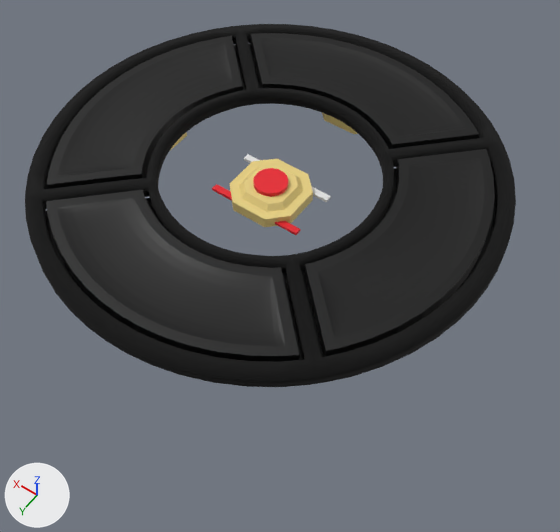
Two versions of the Blender file dpad.blend, one commit apart.
Rendered twice from a camera (50 mm lens) standing at (-1.49, 2.01, 2.48) and looking at (-0.23, 0.25, -0.3). The lights are fixed; the arrows at lower left show +X, +Y and +Z.

Script lines for the objects in view, before the commit:
```python
ob_arrows = bpy.data.objects.new('Arrows', me_circle_002)
ob_arrows.parent = ob_arrows_empty
ob_arrows.location = (0.0, 0.0, 0.0)
ob_arrows.rotation_euler = (0.0, 0.0, -0.785)  # degrees (0, 0, -45)
ob_button_002 = bpy.data.objects.new('Button.002', me_button_001)
ob_button_002.parent = ob_button_placement_empty
ob_button_002.location = (0.0, 0.0, -0.122)
ob_button_002.rotation_euler = (0.0, 0.0, -1.571)  # degrees (0, 0, -90)
ob_holder = bpy.data.objects.new('Holder', me_circle_003)
ob_holder.parent = ob_holder_offset
ob_holder.location = (0.0, 0.0, 0.0)
ob_holder.rotation_euler = (0.0, 0.0, -1.571)  # degrees (0, 0, -90)
```
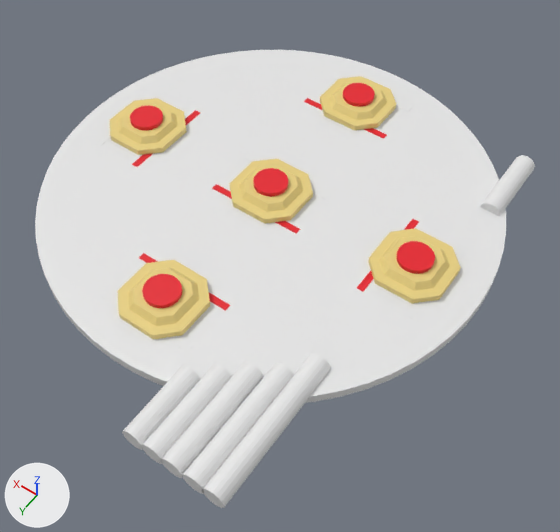
Boxes [x1, y1, x2, y2] around the edits, measured in the pictures (560 x 532 px):
'Circle', added
    after: [35, 50, 506, 403]
'Arrows', hidden (black)
    before: [46, 33, 496, 362]
'Holder', hidden (black)
    before: [25, 24, 516, 387]
'Plane.005', added
    after: [122, 155, 535, 508]
'Button.001', unchanged, uncovered by the edit
    before: [170, 113, 358, 150]
    after: [95, 74, 468, 352]

Edits to the bpy script that builds the scene:
```text
Add me_circle_008:
    me_circle_008.from_pydata(...)  # 64 vertices, 1 face; spans x -1.08..1.08, y -1.08..1.08, z 0.0
Add cu_plane_005:
    cu_plane_005 = bpy.data.curves.new('Plane.005', 'CURVE')
    cu_plane_005.dimensions = '3D'
    _sp = cu_plane_005.splines.new('POLY'); _sp.points.add(1)
    _sp.points.foreach_set('co', [-0.883, -0.863, 0.0, 0.0, -0.883, -0.481, 0.0, 0.0])
    _sp.order_v = 0
    _sp.resolution_v = 0
    _sp.use_endpoint_u = True
    _sp.use_smooth = False
    _sp = cu_plane_005.splines.new('POLY'); _sp.points.add(1)
    _sp.points.foreach_set('co', [-0.318, 1.307, 0.0, 0.0, -0.318, 0.967, 0.0, 0.0])
    _sp.order_v = 0
    _sp.resolution_v = 0
    _sp.use_endpoint_u = True
    _sp.use_smooth = False
    _sp = cu_plane_005.splines.new('POLY'); _sp.points.add(1)
    _sp.points.foreach_set('co', [-0.414, 0.89, 0.0, 0.0, -0.414, 1.307, 0.0, 0.0])
    _sp.order_v = 0
    _sp.resolution_v = 0
    _sp.use_endpoint_u = True
    _sp.use_smooth = False
    _sp = cu_plane_005.splines.new('POLY'); _sp.points.add(1)
    _sp.points.foreach_set('co', [-0.505, 0.813, 0.0, 0.0, -0.505, 1.307, 0.0, 0.0])
    _sp.order_v = 0
    _sp.resolution_v = 0
    _sp.use_endpoint_u = True
    _sp.use_smooth = False
    _sp = cu_plane_005.splines.new('POLY'); _sp.points.add(1)
    _sp.points.foreach_set('co', [-0.606, 0.745, 0.0, 0.0, -0.606, 1.307, 0.0, 0.0])
    _sp.order_v = 0
    _sp.resolution_v = 0
    _sp.use_endpoint_u = True
    _sp.use_smooth = False
    _sp = cu_plane_005.splines.new('POLY'); _sp.points.add(1)
    _sp.points.foreach_set('co', [-0.696, 0.631, 0.0, 0.0, -0.696, 1.307, 0.0, 0.0])
    _sp.order_v = 0
    _sp.resolution_v = 0
    _sp.use_endpoint_u = True
    _sp.use_smooth = False
    cu_plane_005.bevel_profile.use_clip = True
    cu_plane_005.bevel_resolution = 12
    cu_plane_005.bevel_depth = 0.05
    cu_plane_005.fill_mode = 'FULL'
    cu_plane_005.use_fill_caps = True
Change ob_arrows:
    add ob_arrows.hide_set(True)  # its collection is switched off
Change ob_holder:
    add ob_holder.hide_set(True)  # its collection is switched off
Add ob_plane_005:
    ob_plane_005 = bpy.data.objects.new('Plane.005', cu_plane_005)
    ob_plane_005.location = (0.0, 0.0, -0.171)
Add ob_circle:
    ob_circle = bpy.data.objects.new('Circle', me_circle_008)
    ob_circle.location = (0.0, 0.0, -0.195)
    _m = ob_circle.modifiers.new('Solidify', 'SOLIDIFY')
    _m.thickness = 0.047
    _m.offset = 0.0957
```
